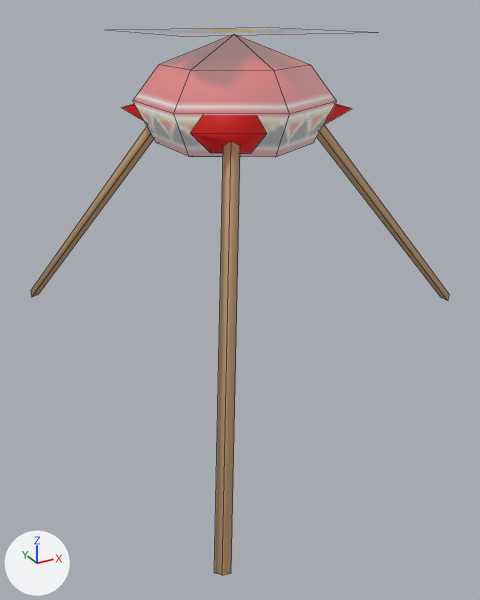
The FBX model arm9/art/redonion.fbx, before and after one commit.
One viewpoint serves both versions: a 50 mm camera at (-13.6, -25.3, 15.4) aimed at (0.1, -0.3, 2.9). Arrows for +X, +Y and +Z are at lower left; the lights stay in place. Mesh edges are drawn as thin lines. Vertices at the same position are counted once.

The first picture shows 'Onion'.
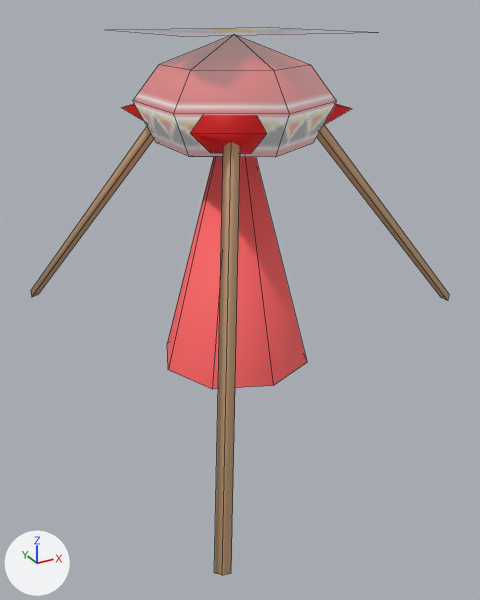
What differs and where, as boxes [x1, y1, x2, y2] in the pictures (480 x 600 px):
part 1 of me_cylinder_005, added (red)
    after: [167, 157, 307, 389]

What the commit changed:
Material 'alpha=16,id=1|BeamSides' (mat_alpha_16_id_1_beamsides) is new.
Its base color is (1.0, 0.125, 0.125) (red #ff6363).
Its roughness is 0.69.
me_cylinder_005 is used by ob_onion; location (0.0, 0.0, 0.0).
Verts and faces of me_cylinder_005; kept vertices keep their numbers, new ones are numbered from 59.
me_cylinder_005 had 59 vertices, 45 faces and spanned x -7.1..14.1, y -12.2..12.2, z 0.0..14.6.
me_cylinder_005 now has 68 vertices, 53 faces and spans x -7.1..14.1, y -12.2..12.2, z 0.0..14.6.
Part 1, on me_cylinder_005:
New vertex 59 is at (0.0, 3.6, 0.0).
New vertex 60 is at (0.0, 0.0, 13.0).
New vertex 61 is at (2.5, 2.5, 0.0).
New vertex 62 is at (3.6, 0.0, 0.0).
New vertex 63 is at (2.5, -2.5, 0.0), pixel (307, 362).
New vertex 64 is at (0.0, -3.6, 0.0), pixel (273, 385).
New vertex 65 is at (-2.5, -2.5, 0.0), pixel (212, 389).
New vertex 66 is at (-3.6, 0.0, 0.0), pixel (168, 369).
New vertex 67 is at (-2.5, 2.5, 0.0), pixel (167, 343).
New faces: (60, 67, 66), (59, 60, 61), (60, 66, 65), (60, 65, 64), (60, 64, 63), (60, 63, 62) (mat_alpha_16_id_1_beamsides (red #ff6363)).
New faces: (59, 67, 60), (60, 62, 61) (mat_alpha_16_id_1_beamsides (red #ff6363)).
me_cylinder_005 now uses material mat_alpha_16_id_1_beamsides (red #ff6363).
